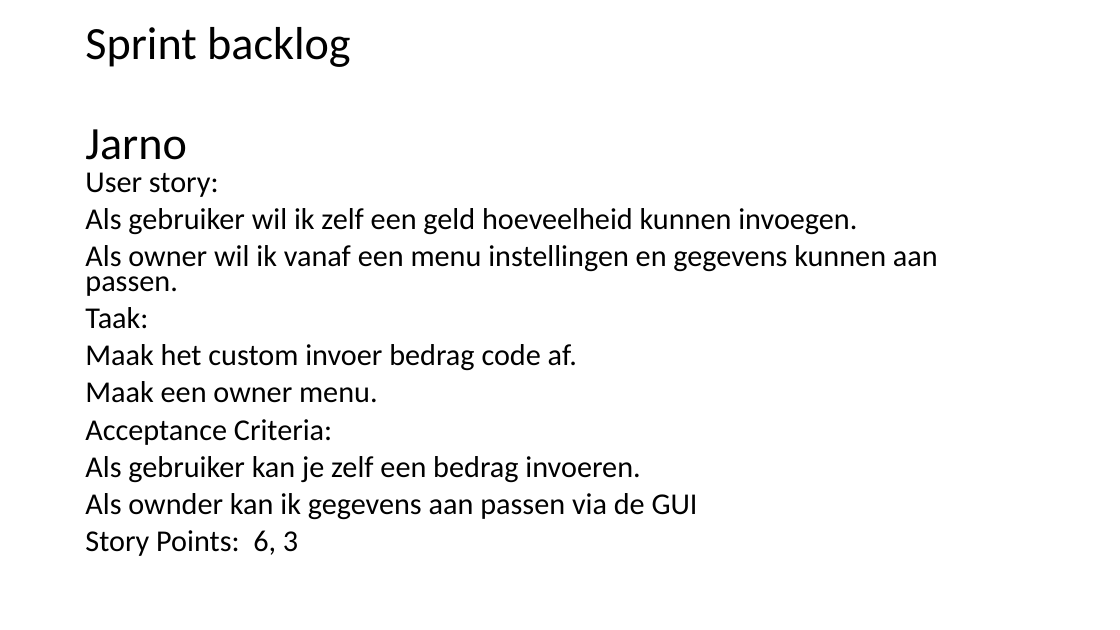
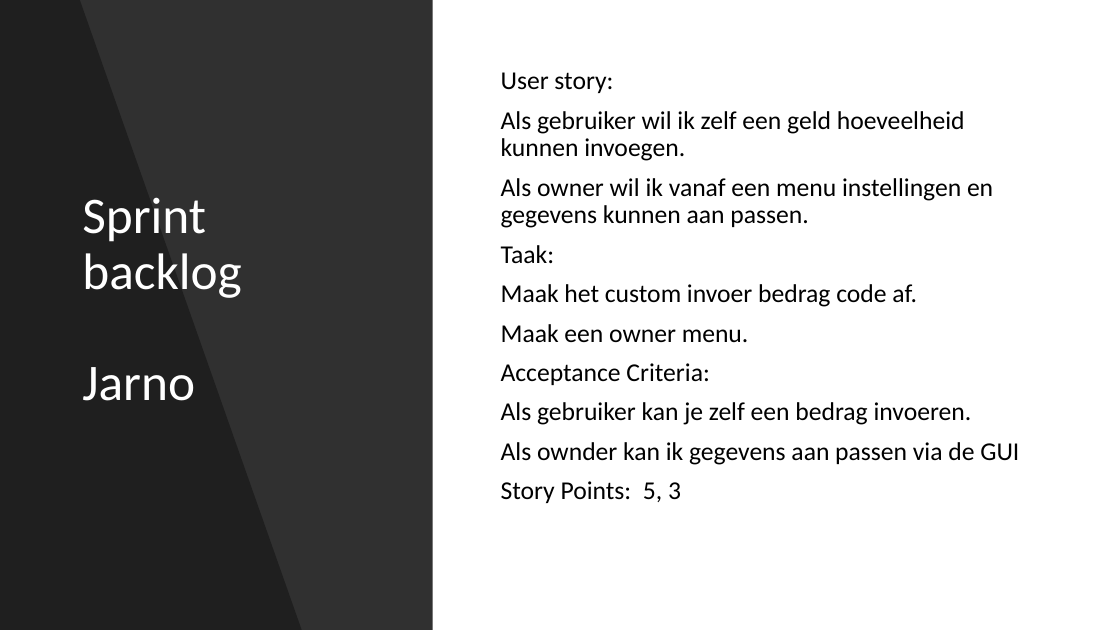
Before and after one commit to Sinjablo/Git-TINPRJ03-34, a slide deck: slide 10 of Presentaties/PresentatieSprint5.pptx. Drawn at 1120x630 pixels with LibreOffice and Linux fonts; fonts in the diff are those of the drawing. Boxes give left, top, right and bottom in pixels: in the first picture for what was removed or moved away, otherwise in the second. Text is boxed around its words. In the diff, an @@ line names an element or a change of style, - is before the commit and + after.

```diff
--- a/Presentaties/PresentatieSprint5.pptx
+++ b/Presentaties/PresentatieSprint5.pptx
@@ rectangle added at [0,0,433,630], fill #000000 at 81% opacity @@
@@ freeform shape added at [0,0,302,630], fill #000000 at 35% opacity @@
@@ title "Sprint backlog Jarno": place and size @@
-title "Sprint backlog Jarno" at [85,27,350,160]
+title "Sprint backlog Jarno" at [82,197,241,401]
@@ title "Sprint backlog Jarno" at [82,197,241,401]: size 39.6 to 44 pt, text colour #000000 to #FFFFFF @@
@@ text "User story:": place and size @@
-text "User story:" at [85,172,938,556]
+text "User story:" at [501,72,1019,503]
@@ text "User story:" at [501,72,1019,503]: vertical alignment top to middle @@
@@ text at [501,72,1019,465]: size 25.9 to 22 pt; line spacing 0.7 to 0.9 @@
@@ text at [501,481,681,503]: text changed; size 25.9 to 22 pt @@
-Story Points: 6, 3
+Story Points: 5, 3
```
Also in this commit, not shown: 4 other slides changed.
